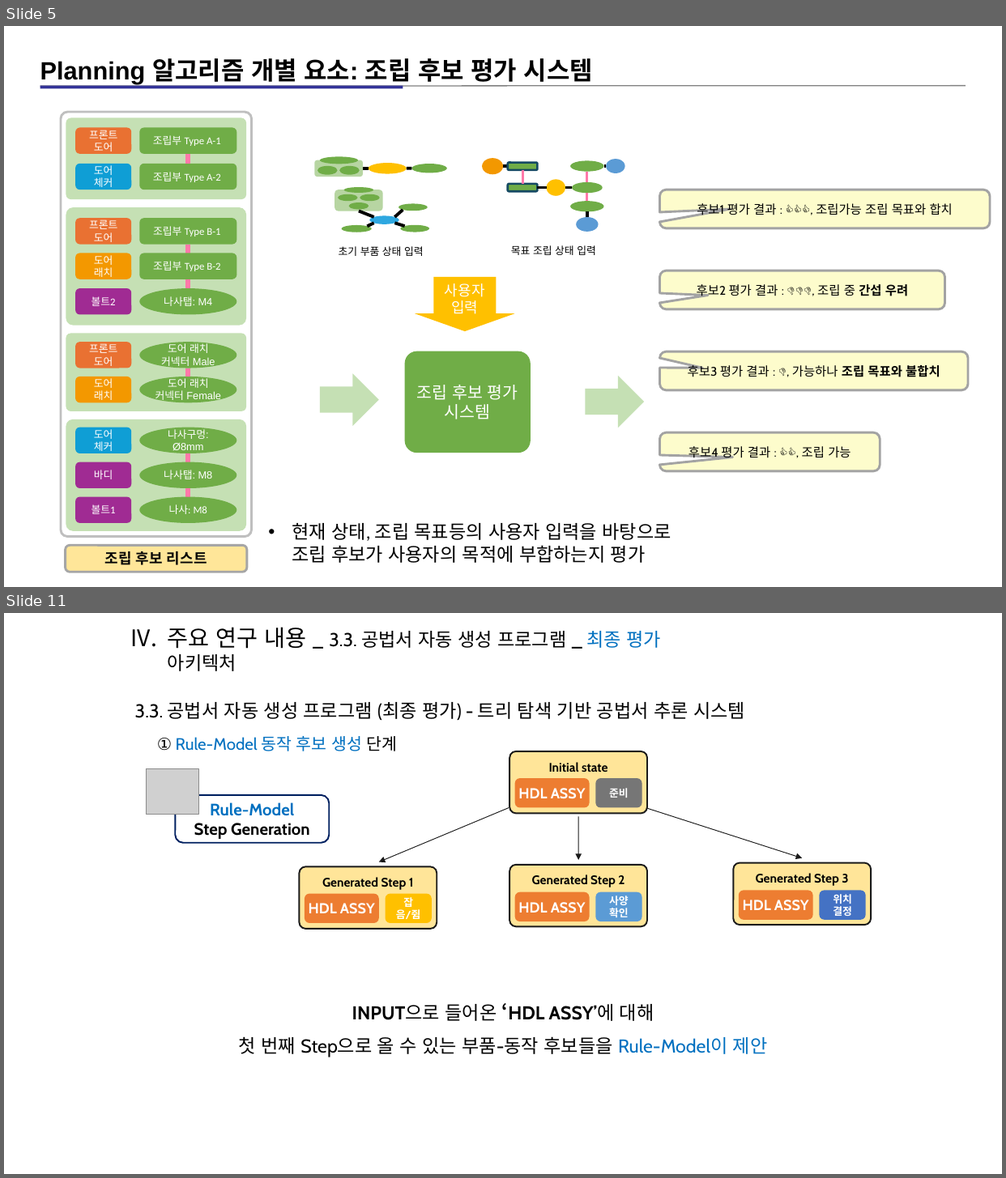
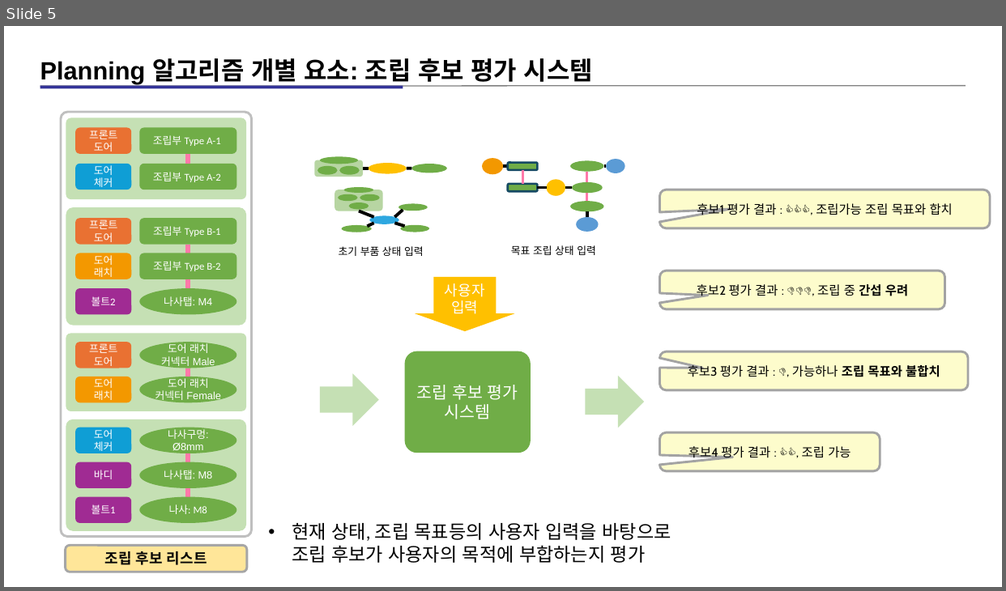
Before and after one commit to kimz1121/test, a slide deck: 현대차 심볼릭 플레너 예시 설명 자료_13_아키텍쳐_자료(작성중).pptx. Shown one above the other, each under a label of ours: slides 5 and 11 before the commit, slide 5 after it; the slides between them are not shown. The pictures are 1006x1178 and 1006x591 pixels, drawn with LibreOffice and Linux fonts; fonts in the diff are those of the drawing; grey boxes stand for pictures. Boxes give left, top, right and bottom in pixels: in the first picture for what was removed or moved away, otherwise in the second. Text is boxed around its words. In the diff, an @@ line names an element or a change of style, - is before the commit and + after.

```diff
--- a/현대차 심볼릭 플레너 예시 설명 자료_13_아키텍쳐_자료(작성중).pptx
+++ b/현대차 심볼릭 플레너 예시 설명 자료_13_아키텍쳐_자료(작성중).pptx
@@ slide 11 removed at (4, 613, 1002, 1174), background #FFFFFF @@
@@ text removed at (168, 627, 661, 671) @@
-IV. 주요 연구 내용 _ 3.3. 공법서 자동 생성 프로그램 _ 최종 평가 아키텍처
@@ text removed at (135, 702, 745, 720) @@
-3.3. 공법서 자동 생성 프로그램 (최종 평가) - 트리 탐색 기반 공법서 추론 시스템
@@ text removed at (157, 736, 398, 752) @@
-① Rule-Model 동작 후보 생성 단계
@@ picture removed at (147, 769, 198, 814) @@
@@ group removed at (510, 752, 648, 814): 3 rounded rectangles, 1 text @@
-준비
-HDL ASSY
-Initial state
@@ rounded rectangle removed at (176, 795, 330, 843) @@
-Rule-Model
-Step Generation
@@ arrow removed from (509, 807) to (379, 862) @@
@@ arrow removed from (578, 816) to (579, 860) @@
@@ arrow removed from (647, 808) to (802, 858) @@
@@ group removed at (299, 867, 437, 929): 3 rounded rectangles, 1 text @@
-잡음/쥠
-HDL ASSY
-Generated Step 1
@@ group removed at (510, 865, 648, 926): 3 rounded rectangles, 1 text @@
-사양
-확인
-HDL ASSY
-Generated Step 2
@@ rounded rectangle removed at (733, 863, 871, 925) @@
@@ text removed at (756, 873, 848, 886) @@
-Generated Step 3
@@ rounded rectangle removed at (739, 891, 812, 920) @@
-HDL ASSY
@@ rounded rectangle removed at (819, 891, 866, 920) @@
-위치
-결정
@@ text removed at (239, 1003, 768, 1058) @@
-INPUT으로 들어온 ‘HDL ASSY’에 대해
-첫 번째 Step으로 올 수 있는 부품-동작 후보들을 Rule-Model이 제안
```
Also in this commit, not shown: 4 slides changed, 2 slides added, 6 other slides removed.
